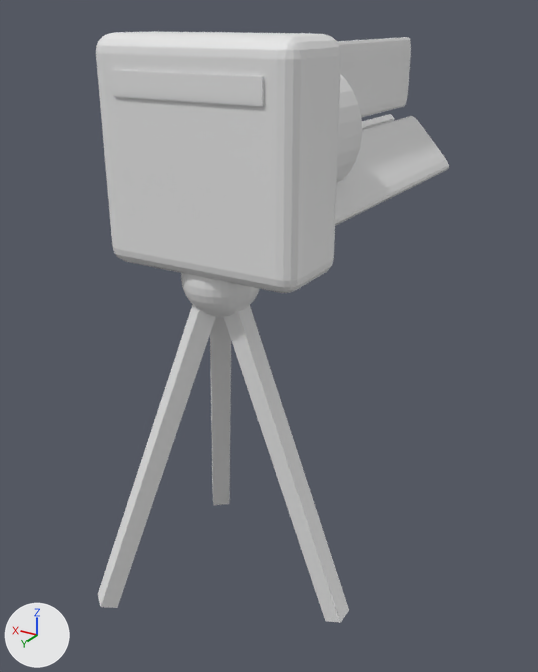
Two versions of the Blender file Assets/Models/mailgun.blend, one commit apart.
Before and after are seen from a 50 mm lens placed at (-2.16, 3.14, 3.05), pointed at (0.1, -0.63, 1.16). Lighting does not change. The marker at lower left points along +X, +Y and +Z.

The older version as bpy lines, for what is in view:
```python
ob_cube_003 = bpy.data.objects.new('Cube.003', me_cube_003)
ob_cube_003.location = (-0.019, 0.059, 2.401)
ob_cube_005 = bpy.data.objects.new('Cube.005', me_cube_005)
ob_cube_005.location = (-0.019, 0.311, 2.749)
ob_cube_005.rotation_euler = (-0.343, 0.0, 0.0)  # degrees (-20, 0, 0)
ob_cube_005.scale = (0.866, 1.0, 1.0)
ob_cube_006 = bpy.data.objects.new('Cube.006', me_cube_006)
ob_cube_006.location = (-0.019, 0.06, -0.156)
ob_cube_006.rotation_euler = (0.0, 0.0, 2.234)  # degrees (0, 0, 128)
ob_cylinder = bpy.data.objects.new('Cylinder', me_cylinder)
ob_cylinder.location = (-0.019, -0.47, 2.448)
ob_empty = bpy.data.objects.new('Empty', None)
ob_empty.location = (-0.0187, 0.06, -0.156)
ob_sphere = bpy.data.objects.new('Sphere', me_sphere)
ob_sphere.location = (-0.019, 0.054, 1.78)
```
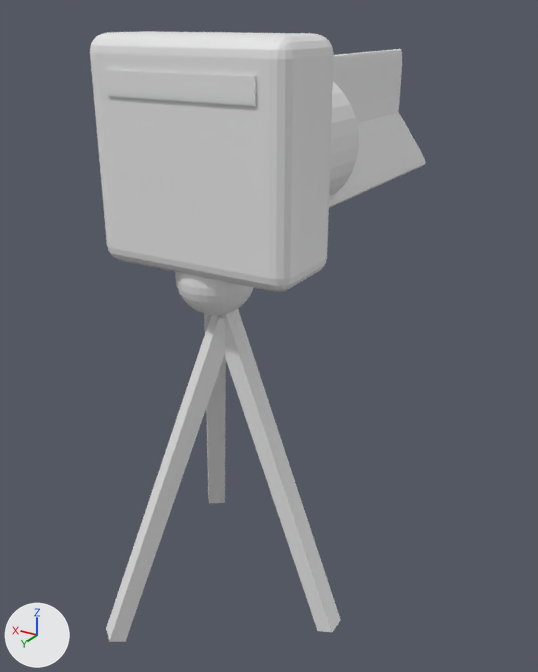
ob_empty is not drawn itself; it is used by a modifier of ob_cube_006.

Where the newer file only moved an object's origin or applied its transform, the numbers keep the older frame.

The edits, one by one:
me_cube_003 has 8 vertices, 6 faces and spans x -0.571..0.571, y -0.245..0.245, z -0.571..0.571.
me_cube_003 is used by ob_cube_003; location (-0.019, 0.059, 2.401).
me_cube_003 part 1: the whole mesh is moved by (0.02, 0.059, 2.401).
me_cylinder is used by ob_cylinder; location (-0.019, -0.47, 2.448).
me_cylinder had 160 vertices, 88 faces and spanned x -0.42..0.4, y -1.86..0.32, z -0.46..0.45.
me_cylinder no longer uses material mat_material (white #e7e7e7).
me_cylinder now has 416 vertices, 218 faces and spans x -0.38..0.42, y -2.32..-0.17, z 1.98..2.82.
me_cylinder part 4: a new loose piece, a 32-sided cylinder along y spanning x -0.38..0.42, y -0.82..-0.17, z 1.98..2.78.
me_cylinder part 5: a new loose piece of 96 vertices spanning x -0.26..0.05, y -2.32..-0.17, z 2.0..2.41.
me_cylinder part 6: a new loose piece of 96 vertices spanning x -0.02..0.05, y -2.32..-0.17, z 2.35..2.82.
me_cylinder part 7: the loose piece of 64 vertices spanning x -0.4..0.4, y -0.3..0.3, z -0.4..0.4 is deleted.
me_cylinder part 8: the loose piece of 32 vertices spanning x -0.06..0.03, y -1.86..0.31, z -0.02..0.45 is deleted.
me_cylinder part 9: the loose piece of 32 vertices spanning x 0.03..0.39, y -1.86..0.31, z -0.46..-0.08 is deleted.
me_cylinder part 10: the loose piece of 32 vertices spanning x -0.42..-0.07, y -1.84..0.32, z -0.46..-0.08 is deleted.
me_sphere has 482 vertices, 512 faces and spans x -0.213..0.213, y -0.213..0.213, z -0.213..0.213.
me_sphere is used by ob_sphere; location (-0.019, 0.054, 1.78).
me_sphere part 2: the whole mesh is moved by (0.02, 0.054, 1.78).
me_cube_006 has 8 vertices, 6 faces and spans x -0.81..0.04, y -0.06..0.06, z -0.02..2.02.
me_cube_006 is used by ob_cube_006; location (-0.019, 0.06, -0.156); rotation (0.0, 0.0, 2.234), in degrees (0, 0, 128).
me_cube_006 part 3: the whole mesh is moved by (0.04, -0.05, -0.16).
Object 'Cube.003' (ob_cube_003) moves from (-0.019, 0.059, 2.401) to (0.0, 0.0, 0.0).
Object 'Cylinder' (ob_cylinder) moves from (-0.019, -0.47, 2.448) to (0.0, 0.0, 0.0).
Object 'Sphere' (ob_sphere) moves from (-0.019, 0.054, 1.78) to (0.0, 0.0, 0.0).
Object 'Cube.006' (ob_cube_006) moves from (-0.019, 0.06, -0.156) to (0.0, 0.0, 0.0).
Object 'Empty' (ob_empty) moves from (-0.0187, 0.06, -0.156) to (0.0196, 0.06, -0.156).

Boxes (x1, y1, x2, y2) around the edits, measured in the pictures (538 x 672 px):
'Cube.003', moved: before (96, 31, 341, 293); after (90, 31, 334, 292)
'Cube.006', moved: before (98, 305, 349, 623); after (106, 309, 341, 642)
'Cylinder', reshaped, moved: before (335, 37, 449, 226); after (329, 49, 426, 208)
'Sphere', moved: before (181, 273, 259, 317); after (175, 272, 254, 315)
part 4 of me_cylinder, added: after (329, 82, 359, 196)
part 5 of me_cylinder, added: after (329, 112, 426, 208)
part 6 of me_cylinder, added: after (333, 49, 402, 123)
part 7 of me_cylinder, deleted: before (337, 74, 362, 182)
part 8 of me_cylinder, deleted: before (337, 37, 411, 118)
part 9 of me_cylinder, deleted: before (362, 114, 395, 130)
part 10 of me_cylinder, deleted: before (335, 116, 449, 226)
